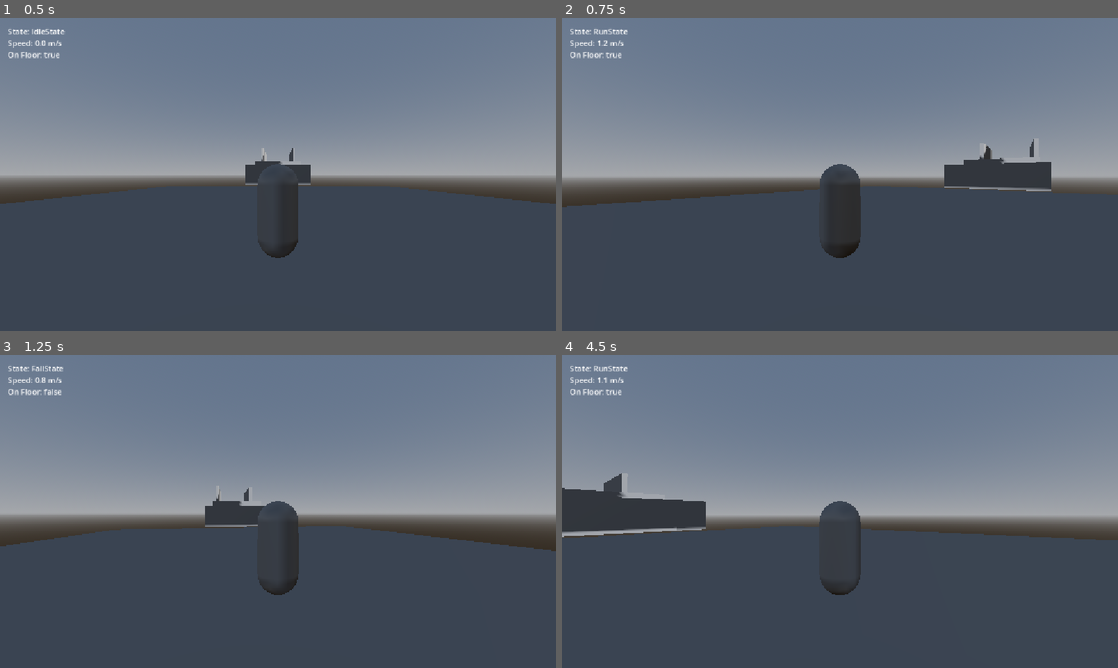
Above: before the commit, frames 1-4 (two rows, left to right).
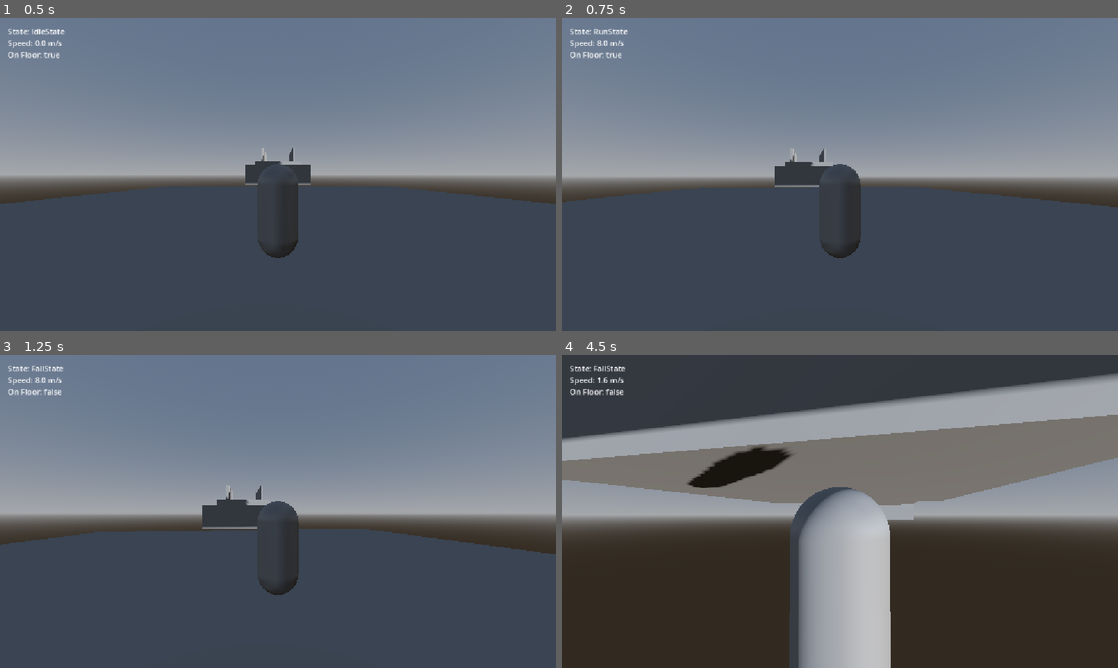
Above: after the commit, the same moments.

Repository: StepTred/Chase-game-proto
Game: Godot game, scene res://levels/test/rooftop_test.tscn
The game is run twice, just before and just after one commit, with the same random seed, the same clock (stepped at 60 frames per second) and the same inputs.
Inputs (mouse positions are in pixels of both pictures, inside the frame that each line leads up to):
- Up to frame 1 (0.5 s): no input
- Up to frame 2 (0.75 s): tap Enter at 0.5 s; move the mouse to (867, 174) at 0.52 s; hold W (move_forward) from 0.53 s (still down)
- Up to frame 3 (1.25 s): keep holding W (move_forward); tap Space (jump) at 0.77 s
- Up to frame 4 (4.5 s): keep holding W (move_forward); move the mouse to (812, 511) at 1.27 s; tap Space (jump) at 1.52, 3.02, 3.77 s; move the mouse to (851, 505) at 2.02 s; move the mouse to (834, 517) at 2.77 s; move the mouse to (878, 514) at 3.52 s; move the mouse to (795, 508) at 4.27 s

Frame 1 is identical in both runs. In frame 2, 4.1% of the frame differs, in the area x 0-100%, y 7-76%; in frame 3, 0.8%; in frame 4, 89%, in the area x 0-100%, y 0-100%.

Commit message:
Fix camera spinning when moving
face_direction() rotated the Player root, which the camera pivot is
parented to. Turning toward the camera-relative direction rotated the
camera, which changed the next frame's direction, creating a feedback
loop. The mesh now sits under a Visual node that turns on its own.

Co-Authored-By: Claude Opus 5.5 <noreply@anthropic.com>

Diff:
--- a/player/player.tscn
+++ b/player/player.tscn
@@ -25,7 +25,9 @@
 transform = Transform3D(1, 0, 0, 0, 1, 0, 0, 0, 1, 0, 0.9, 0)
 shape = SubResource("CapsuleShape3D_player")
 
-[node name="MeshVisual" type="MeshInstance3D" parent="."]
+[node name="Visual" type="Node3D" parent="."]
+
+[node name="MeshVisual" type="MeshInstance3D" parent="Visual"]
 transform = Transform3D(1, 0, 0, 0, 1, 0, 0, 0, 1, 0, 0.9, 0)
 mesh = SubResource("CapsuleMesh_player")
 
--- a/player/player_controller.gd
+++ b/player/player_controller.gd
@@ -17,6 +17,7 @@
 @export var coyote_time: float = 0.12
 @export var jump_buffer_time: float = 0.12
 
+@onready var visual: Node3D = $Visual
 @onready var camera_pivot: CameraController = $CameraPivot
 @onready var state_machine: StateMachine = $StateMachine
 
@@ -64,7 +65,7 @@
 
 func face_direction(delta: float) -> void:
 	var target_angle: float = atan2(input_direction.x, input_direction.z)
-	rotation.y = lerp_angle(rotation.y, target_angle, turn_speed * delta)
+	visual.rotation.y = lerp_angle(visual.rotation.y, target_angle, turn_speed * delta)
 
 
 func has_buffered_jump() -> bool:
